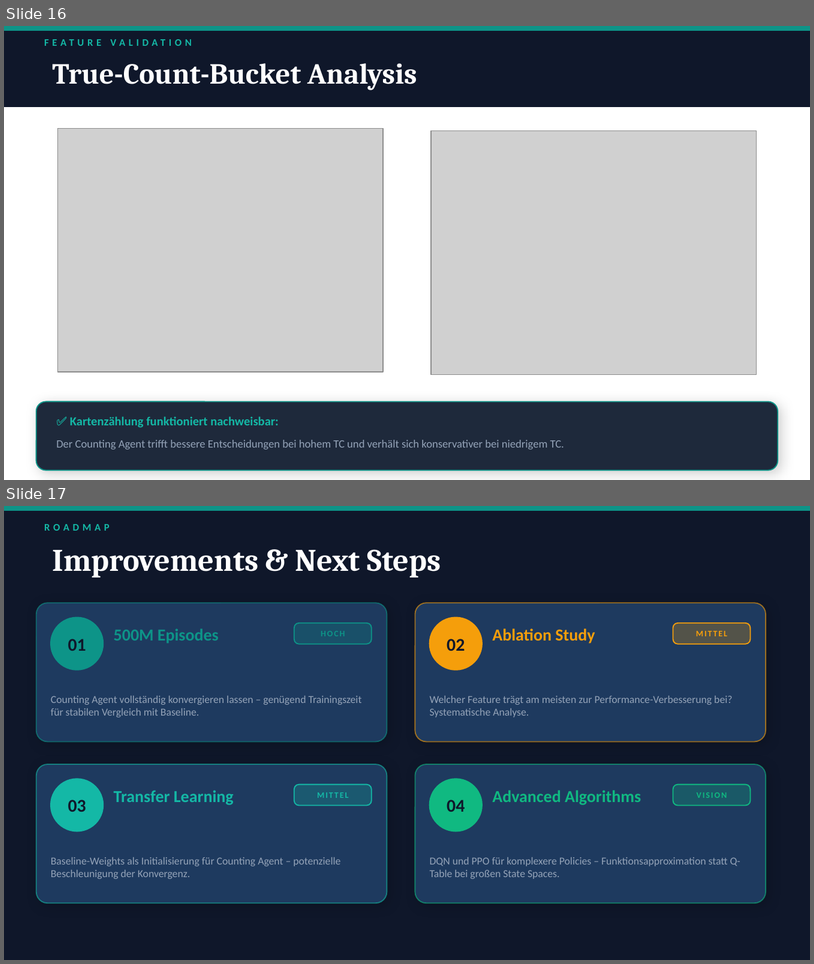
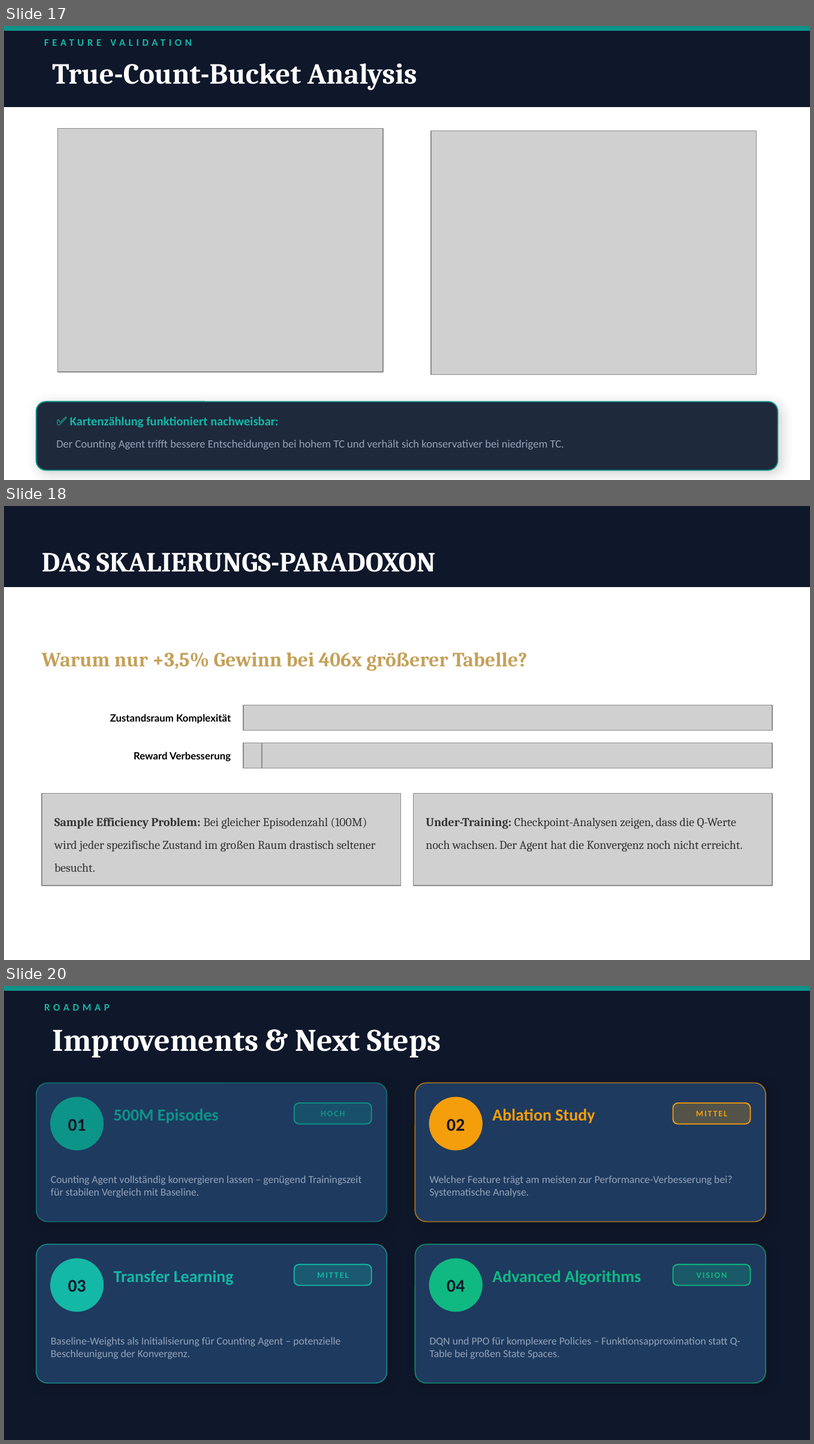
Before and after one commit to Tom-N-M/ml-blackjack, a slide deck: Präsi/PP.pptx. Shown one above the other, each under a label of ours: slides 16 and 17 before the commit, slides 17, 18 and 20 after it; the slides between them are not shown. The pictures are 814x964 and 814x1444 pixels, drawn with LibreOffice and Linux fonts; fonts in the diff are those of the drawing; grey boxes stand for pictures; background and template pictures are left out. Boxes give left, top, right and bottom in pixels: in the first picture for what was removed or moved away, otherwise in the second. Text is boxed around its words. In the diff, an @@ line names an element or a change of style, - is before the commit and + after.

```diff
--- a/Präsi/PP.pptx
+++ b/Präsi/PP.pptx
@@ slide 18 added at <box>4,506,810,960</box>, background #FFFFFF @@
@@ rectangle added at <box>4,506,810,586</box>, fill #0F172A, outline #0F172A 1 pt @@
@@ text added at <box>42,552,435,572</box>, 24.8 pt, text #FFFFFF, bold @@
+DAS SKALIERUNGS-PARADOXON
@@ text added at <box>42,652,527,671</box>, 18 pt, text #C5A059, bold @@
+Warum nur +3,5% Gewinn bei 406x größerer Tabelle?
@@ text added at <box>110,714,231,723</box>, 9 pt, text #000000, bold @@
+Zustandsraum Komplexität
@@ picture added at <box>243,705,773,730</box> @@
@@ text added at <box>134,751,231,761</box>, 9 pt, text #000000, bold @@
+Reward Verbesserung
@@ picture added at <box>243,743,773,768</box> @@
@@ picture added at <box>243,743,262,768</box> @@
@@ picture added at <box>42,793,401,885</box> @@
@@ picture added at <box>414,793,773,885</box> @@
@@ text added at <box>54,817,376,871</box>, 10.7 pt, text #333333 @@
+Sample Efficiency Problem: Bei gleicher Episodenzahl (100M) wird jeder spezifische Zustand im großen Raum drastisch seltener besucht.
@@ text added at <box>426,817,743,852</box>, 10.7 pt, text #333333 @@
+Under-Training: Checkpoint-Analysen zeigen, dass die Q-Werte noch wachsen. Der Agent hat die Konvergenz noch nicht erreicht.
@@ what was slide 16 is now slide 17 @@
@@ what was slide 17 is now slide 20 @@
```
Also in this commit, not shown: 1 slide changed, 2 other slides added.
